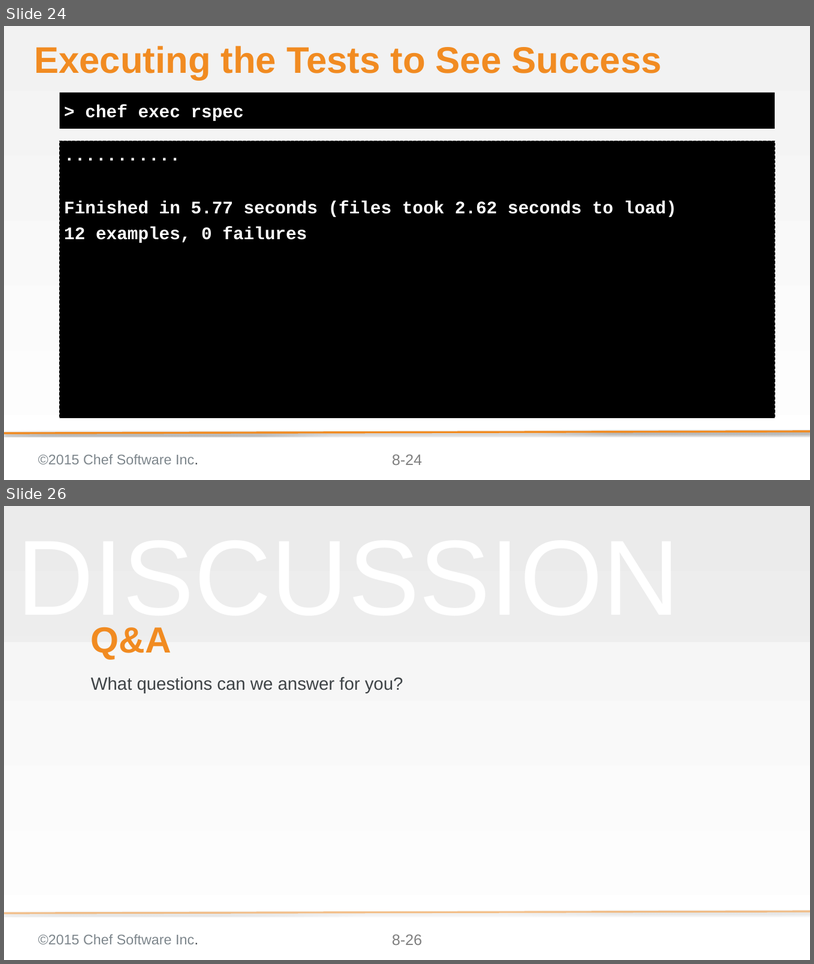
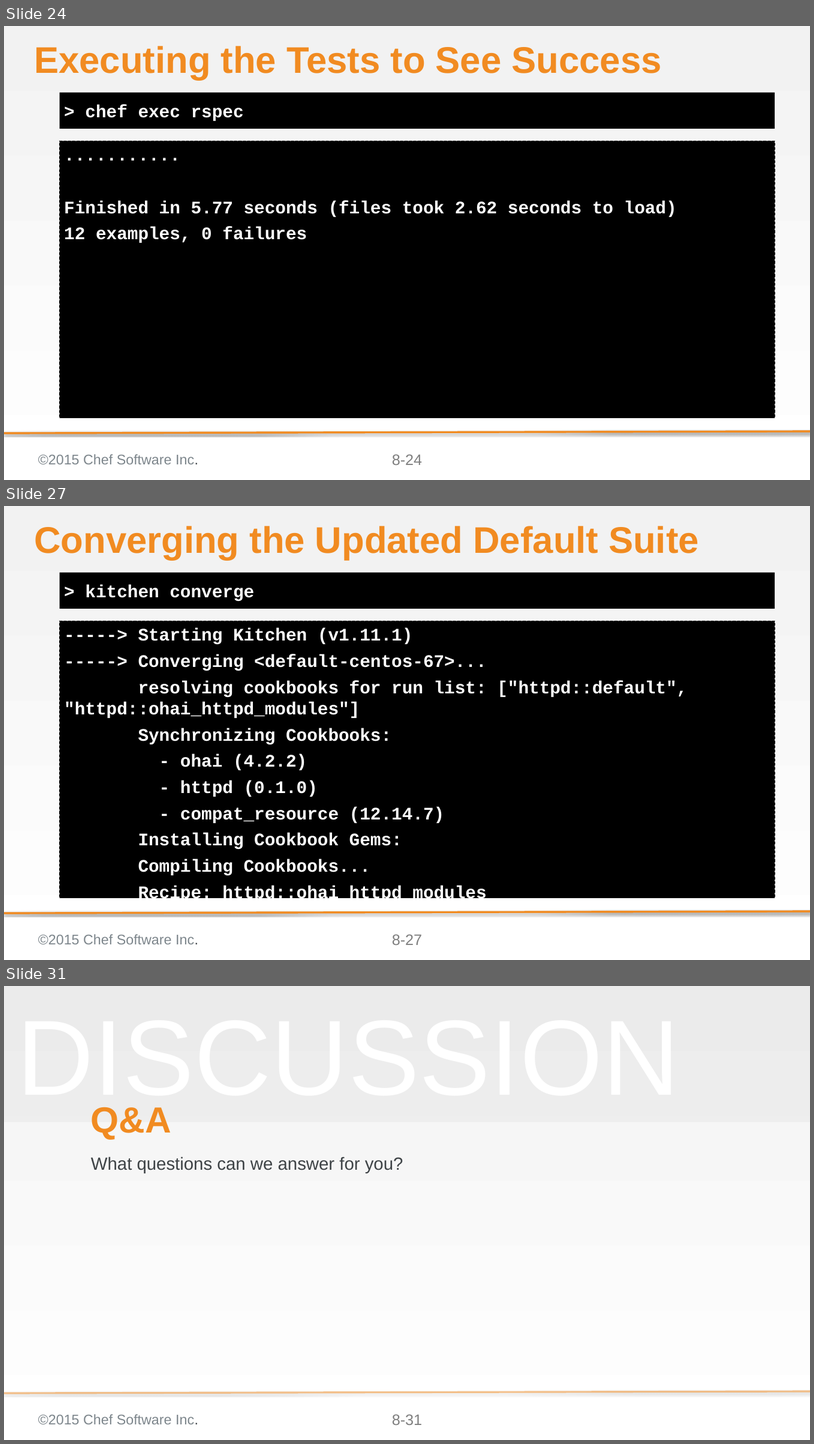
Before and after one commit to chef-training/extending_cookbooks, a slide deck: 08-creating_ohai_plugins.pptx. Shown one above the other, each under a label of ours: slides 24 and 26 before the commit, slides 24, 27 and 31 after it; the slides between them are not shown. The pictures are 814x964 and 814x1444 pixels, drawn with LibreOffice and Linux fonts; fonts in the diff are those of the drawing; background and template pictures are left out. Boxes give left, top, right and bottom in pixels: in the first picture for what was removed or moved away, otherwise in the second. Text is boxed around its words. In the diff, an @@ line names an element or a change of style, - is before the commit and + after.

Commit message:
Updates the 08 Ohai module

```diff
--- a/08-creating_ohai_plugins.pptx
+++ b/08-creating_ohai_plugins.pptx
@@ slide 27 added at [4,506,810,960], background gradient #F2F2F2 to #FFFFFF; not listed: 4 template elements that a slide beside it also shows @@
@@ title added at [34,526,699,560], 58.7 pt, text #F18B21, bold @@
+Converging the Updated Default Suite
@@ text added at [60,572,775,609], fill #000000, 28 pt, text #FFFFFF, bold @@
+> kitchen converge
@@ text added at [60,621,775,897], fill #000000, outline #000000 1 pt dashed, 28 pt, text #FFFFFF, bold @@
+-----> Starting Kitchen (v1.11.1)
+-----> Converging <default-centos-67>...
+resolving cookbooks for run list: ["httpd::default", "httpd::ohai_httpd_modules"]
+Synchronizing Cookbooks:
+- ohai (4.2.2)
+- httpd (0.1.0)
+- compat_resource (12.14.7)
+Installing Cookbook Gems:
+Compiling Cookbooks...
+Recipe: httpd::ohai_httpd_modules
@@ what was slide 26 is now slide 31 @@
@@ page number at [392,1414,422,1425]: text changed @@
-8-26
+8-31
```
Also in this commit, not shown: 9 slides changed, 4 other slides added.
